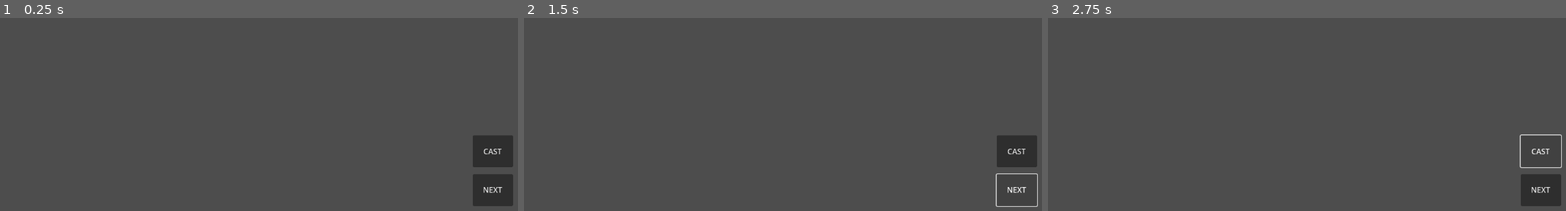
Above: before the commit, frames 1-3 (left to right).
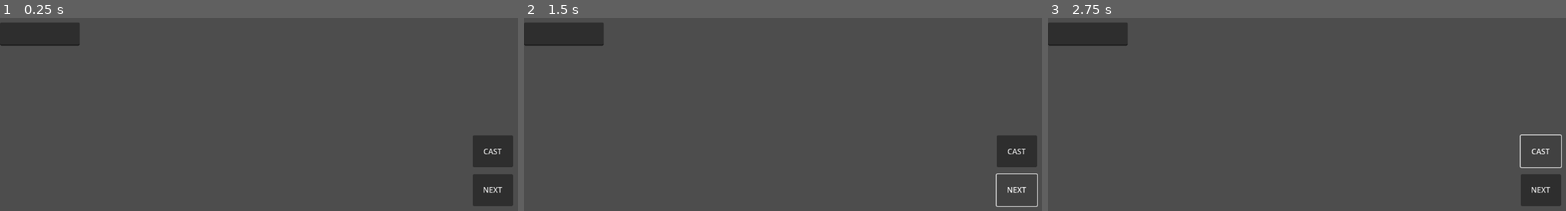
Above: after the commit, the same moments.

Repository: nheeb/spell-tactics
Game: Godot game, scene res://UI/HandUI.tscn
Two runs of this game, one before a commit and one after it. Both use one fixed random seed, a clock stepped at 60 frames per second and the inputs below. This scene is started directly instead of the project's main scene.
Inputs:
- Up to frame 1 (0.25 s): no input
- Up to frame 2 (1.5 s): click "NEXT" at 0.5 s; click "NEXT" at 1.25 s
- Up to frame 3 (2.75 s): click "CAST" at 2 s

The runs differ from the first frame. In frame 1, 1.8% of the frame differs, in the area x 0-16%, y 2-15%; in frame 2, 1.8%; in frame 3, 1.8%.
Error in both runs: Invalid call. Nonexistent function 'process_player_action' in base 'Nil'. (res://UI/HandUI.gd:31)

Commit message:
Card Selection in UI

Diff:
--- a/UI/ControlNodeCard.gd
+++ b/UI/ControlNodeCard.gd
@@ -1,6 +1,6 @@
 class_name ControlNodeCard extends Control
 
-signal selected
+signal selected(spell: Spell)
 
 var spell: Spell
 
@@ -26,5 +26,5 @@
 
 
 func _on_gui_input(event):
-	if event is InputEventMouseButton and event.pressed:
-		selected.emit()
+	if event.is_action("select"):
+		selected.emit(spell)
--- a/UI/HandUI.gd
+++ b/UI/HandUI.gd
@@ -32,3 +32,8 @@
 
 func _on_cast_pressed():
 	pass # Replace with function body.
+
+func select_card(spell):
+	var card = CNC.instantiate()
+	card.set_spell(spell)
+	$SelectedCardContainer
--- a/UI/HandUI.tscn
+++ b/UI/HandUI.tscn
@@ -46,5 +46,24 @@
 text = "CAST"
 metadata/_edit_use_anchors_ = true
 
+[node name="SelectedCardContainer" type="CenterContainer" parent="."]
+layout_mode = 1
+anchors_preset = -1
+anchor_right = 0.142278
+anchor_bottom = 0.339482
+offset_right = 0.0960007
+offset_bottom = 0.0159988
+metadata/_edit_use_anchors_ = true
+
+[node name="EnergyPayment" type="LineEdit" parent="."]
+layout_mode = 1
+anchors_preset = -1
+anchor_top = 0.348765
+anchor_right = 0.145833
+anchor_bottom = 0.424383
+grow_horizontal = 2
+grow_vertical = 2
+metadata/_edit_use_anchors_ = true
+
 [connection signal="pressed" from="Next" to="." method="_on_next_pressed"]
 [connection signal="pressed" from="Cast" to="." method="_on_cast_pressed"]
--- a/project.godot
+++ b/project.godot
@@ -77,3 +77,13 @@
 "events": [Object(InputEventKey,"resource_local_to_scene":false,"resource_name":"","device":-1,"window_id":0,"alt_pressed":false,"shift_pressed":false,"ctrl_pressed":false,"meta_pressed":false,"pressed":false,"keycode":0,"physical_keycode":81,"key_label":0,"unicode":113,"echo":false,"script":null)
 ]
 }
+select={
+"deadzone": 0.5,
+"events": [Object(InputEventMouseButton,"resource_local_to_scene":false,"resource_name":"","device":-1,"window_id":0,"alt_pressed":false,"shift_pressed":false,"ctrl_pressed":false,"meta_pressed":false,"button_mask":0,"position":Vector2(0, 0),"global_position":Vector2(0, 0),"factor":1.0,"button_index":1,"canceled":false,"pressed":false,"double_click":false,"script":null)
+]
+}
+cancel={
+"deadzone": 0.5,
+"events": [Object(InputEventMouseButton,"resource_local_to_scene":false,"resource_name":"","device":-1,"window_id":0,"alt_pressed":false,"shift_pressed":false,"ctrl_pressed":false,"meta_pressed":false,"button_mask":0,"position":Vector2(0, 0),"global_position":Vector2(0, 0),"factor":1.0,"button_index":2,"canceled":false,"pressed":false,"double_click":false,"script":null)
+]
+}
